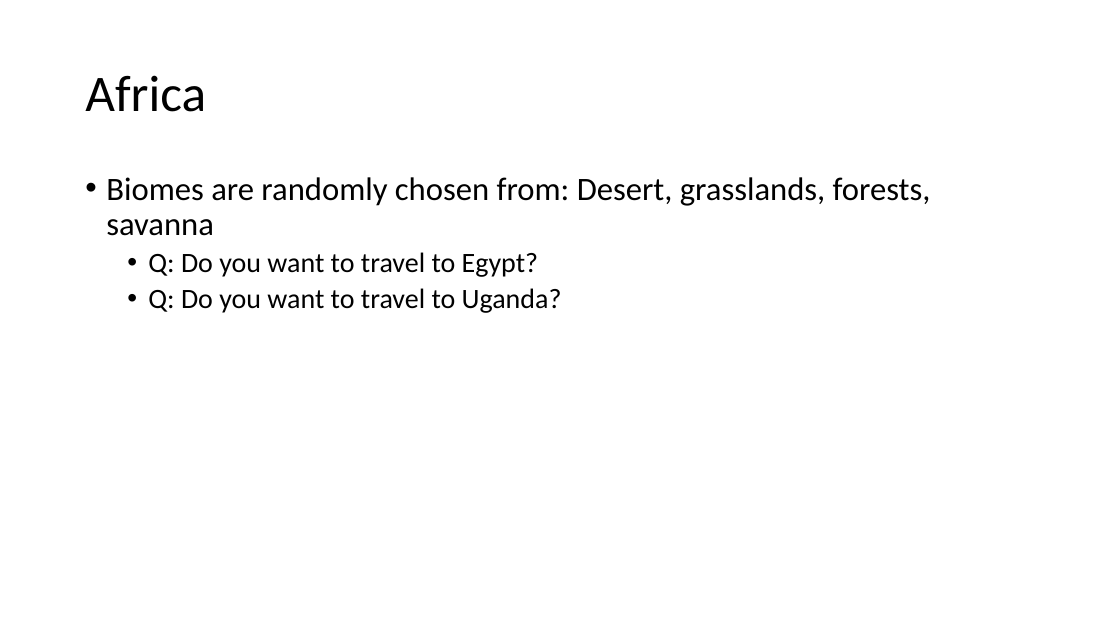
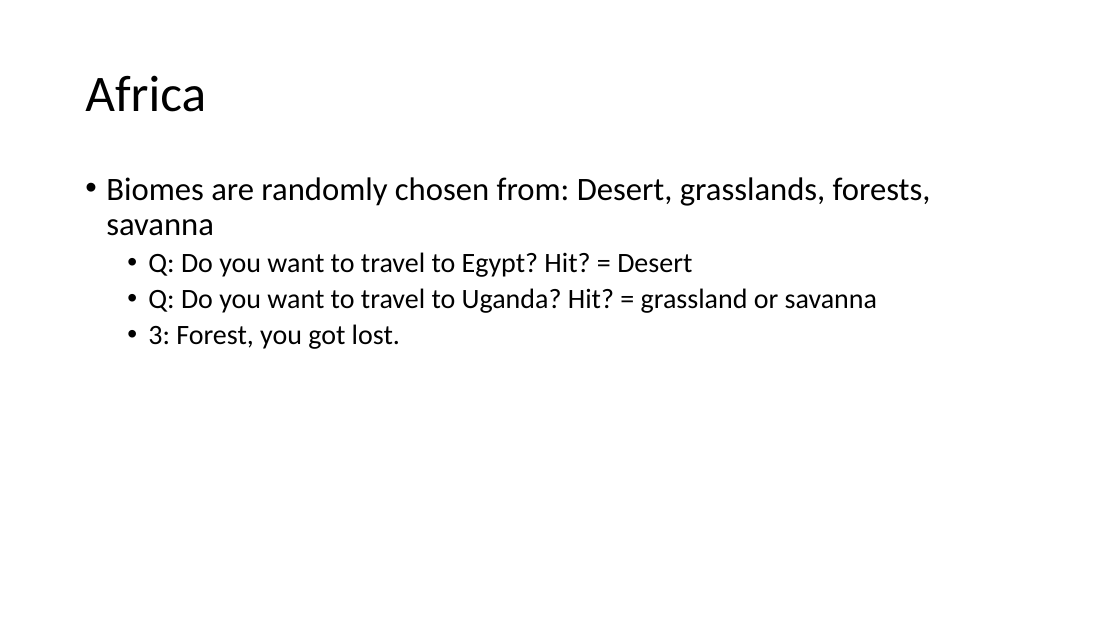
Before and after one commit to Rcw5atHood/Senior-Project, a slide deck: slide 6 of Docs/script for game.pptx. Drawn at 1120x630 pixels with LibreOffice and Linux fonts; fonts in the diff are those of the drawing. Boxes give left, top, right and bottom in pixels: in the first picture for what was removed or moved away, otherwise in the second. Text is boxed around its words. In the diff, an @@ line names an element or a change of style, - is before the commit and + after.

```diff
--- a/Docs/script for game.pptx
+++ b/Docs/script for game.pptx
@@ text at (x1=148, y1=252, x2=877, y2=349): text changed @@
-  • Q: Do you want to travel to Egypt?
-  • Q: Do you want to travel to Uganda?
+  • Q: Do you want to travel to Egypt? Hit? = Desert
+  • Q: Do you want to travel to Uganda? Hit? = grassland or savanna
+  • 3: Forest, you got lost.
```
Also in this commit, not shown: 1 slide added.
